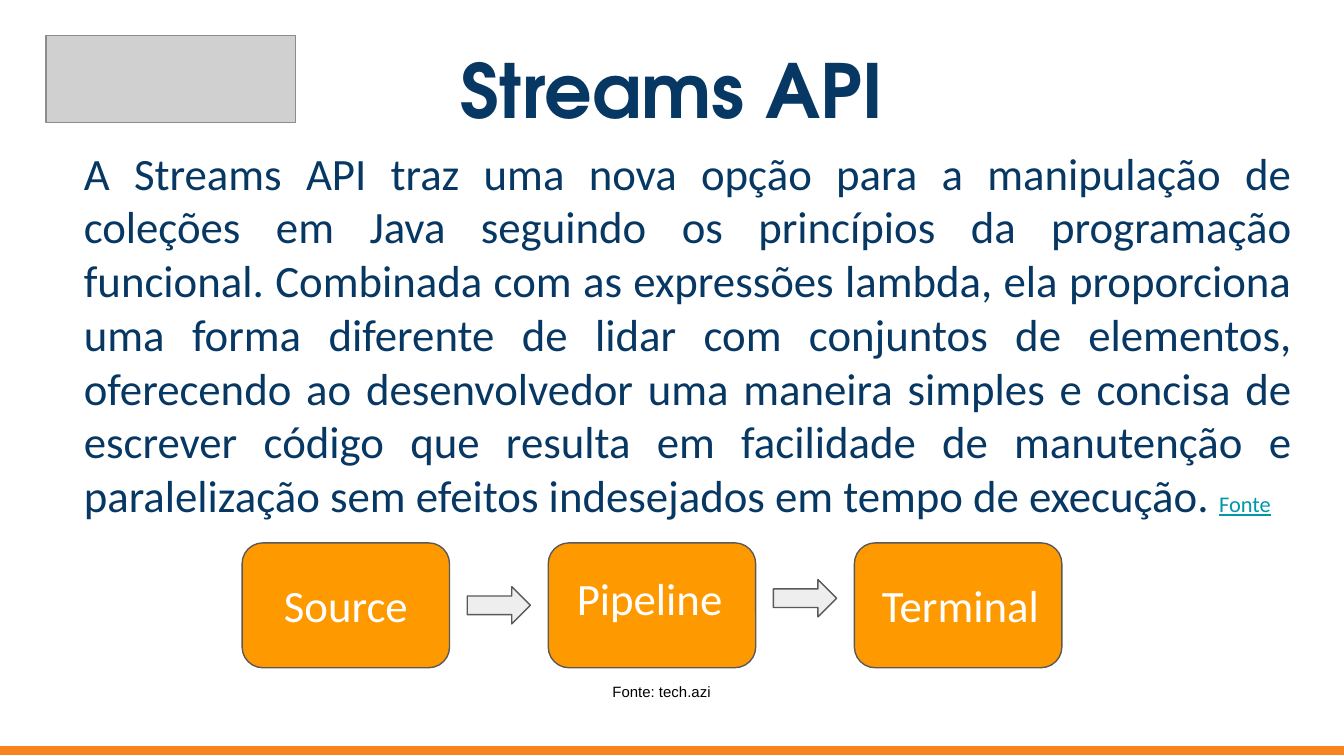
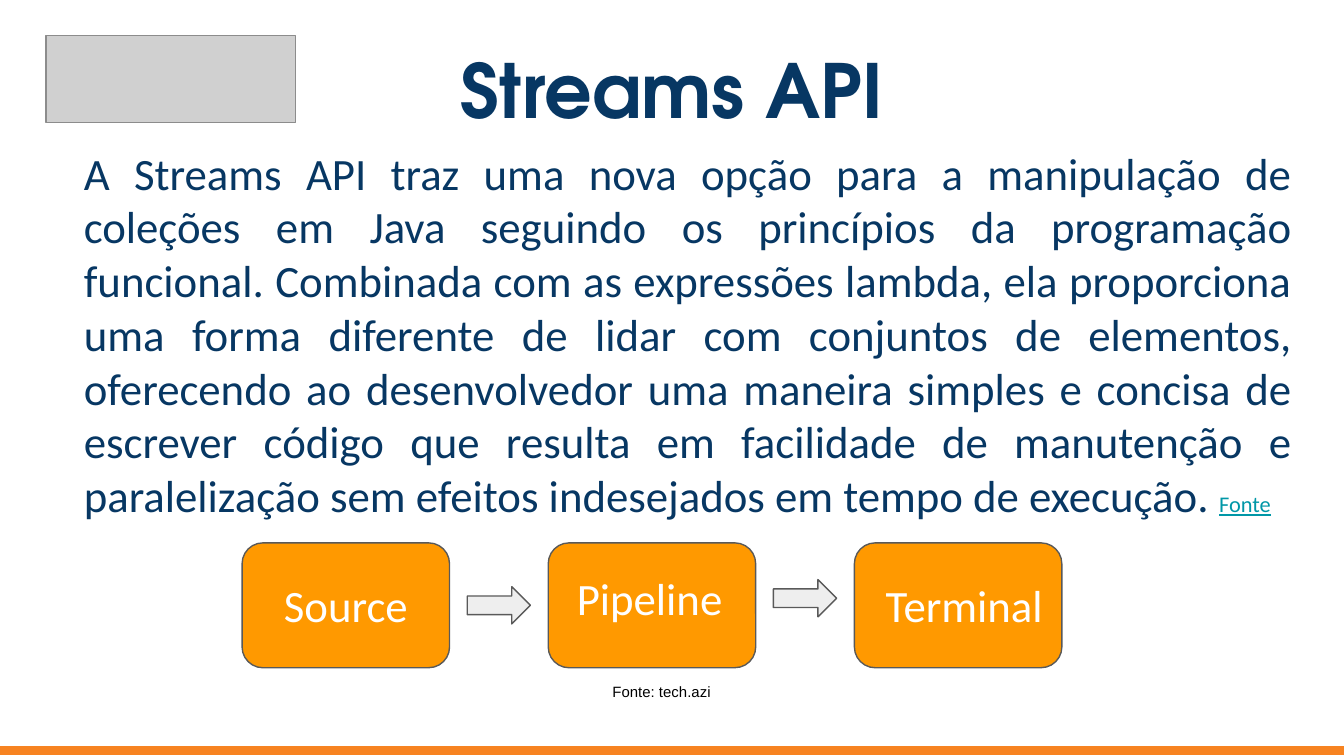
Before and after one commit to Lerufato/Dio-Project-Github, a slide deck: slide 7 of Slides_Aulas/9 - Collections Java/STREAM.pptx. Drawn at 1344x756 pixels with LibreOffice and Linux fonts; fonts in the diff are those of the drawing; grey boxes stand for pictures. Boxes give left, top, right and bottom in pixels: in the first picture for what was removed or moved away, otherwise in the second. Text is boxed around its words. In the diff, an @@ line names an element or a change of style, - is before the commit and + after.

```diff
--- a/Slides_Aulas/9 - Collections Java/STREAM.pptx
+++ b/Slides_Aulas/9 - Collections Java/STREAM.pptx
@@ text "Terminal": place and size @@
-text "Terminal" at [882, 591, 1039, 623]
+text "Terminal" at [886, 591, 1043, 623]
```
Also in this commit, not shown: 2 other files.
